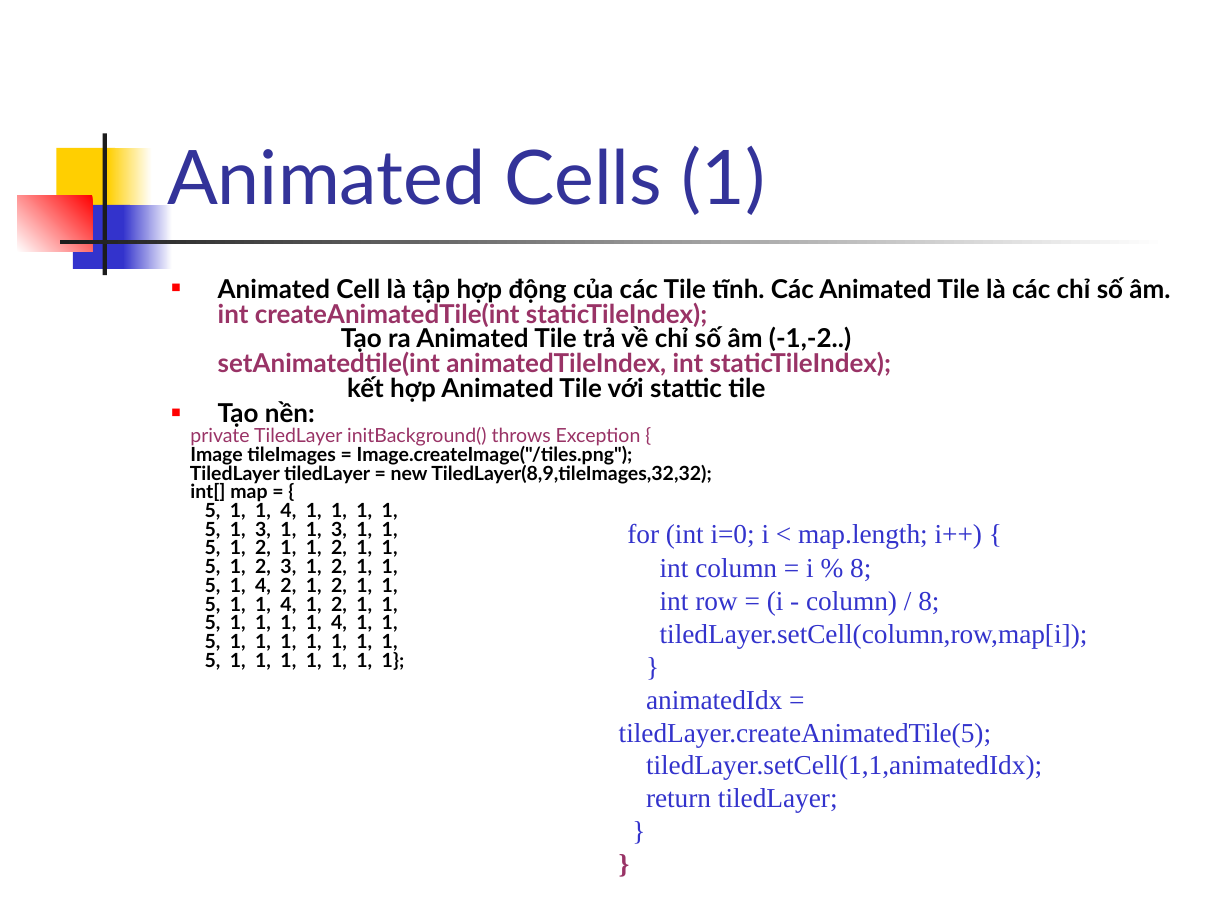
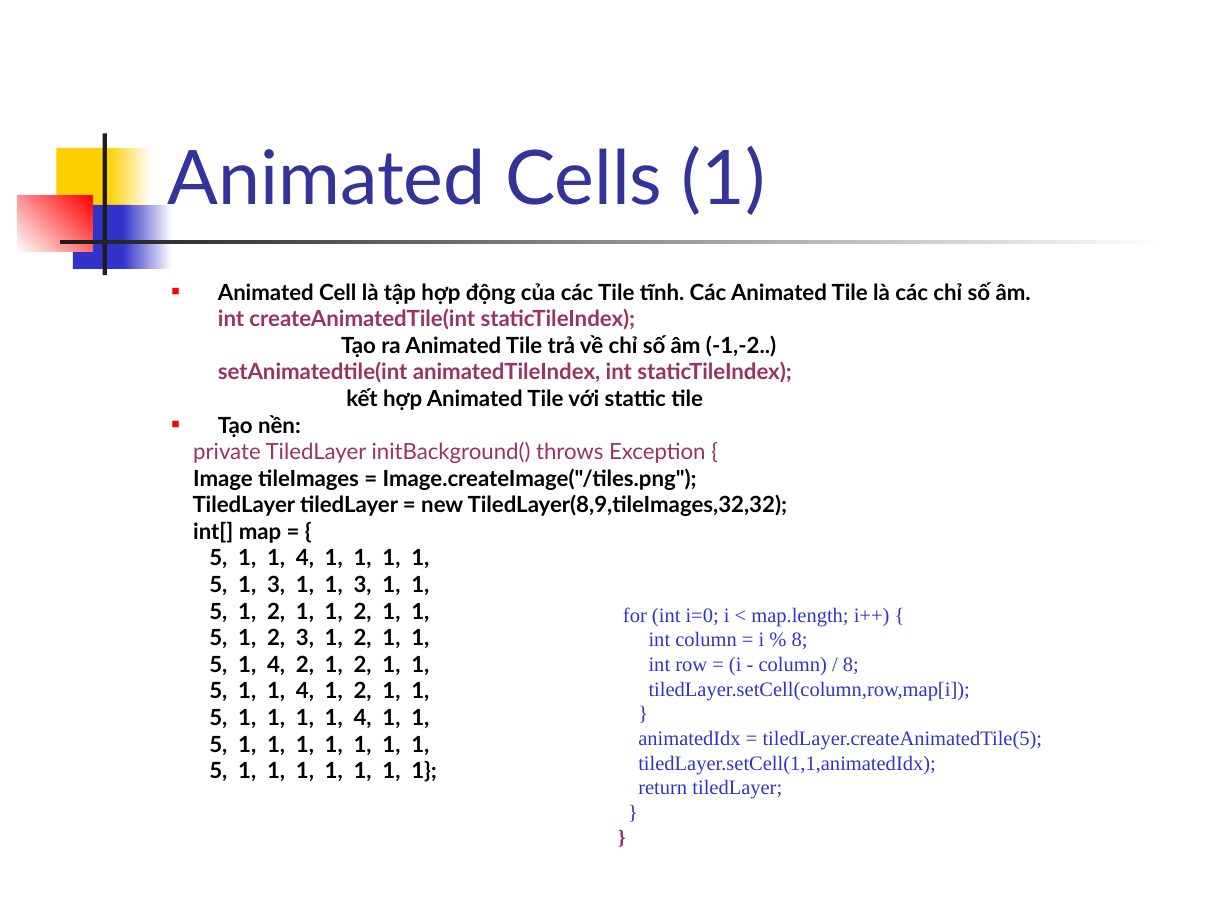
Before and after one commit to phamtuanchip/labs, a slide deck: slide 9 of M1304M-C1304M/j2me/slides/Session14.ppt. Drawn at 1232x924 pixels with LibreOffice and Linux fonts; fonts in the diff are those of the drawing. Boxes give left, top, right and bottom in pixels: in the first picture for what was removed or moved away, otherwise in the second. Text is boxed around its words. In the diff, an @@ line names an element or a change of style, - is before the commit and + after.

```diff
--- a/M1304M-C1304M/j2me/slides/Session14.ppt
+++ b/M1304M-C1304M/j2me/slides/Session14.ppt
@@ text "Animated Cell là tập hợp ..." at <box>193,282,1031,782</box>: size 15.2 to 12.9 pt in "Animated Cell là tập hợp động của ...", "int createAnimatedTile(int staticTileIndex);", "Tạo ra Animated Tile trả về chỉ ...", "setAnimatedtile(int animatedTileIndex, int staticTileIndex);" and 2 more places; size 11.4 to 12.9 pt in "private TiledLayer initBackground() throws Exception {", "Image tileImages = Image.createImage("/tiles.png");", "TiledLayer tiledLayer = new TiledLayer(8,9,tileImages,32,32) ...", "int[] map = {" and 9 more places; line spacing 0.8 to 1 @@
@@ text "for (int i=0; i < ...": place and size @@
-text "for (int i=0; i < ..." at <box>619,523,1088,812</box>
+text "for (int i=0; i < ..." at <box>623,607,1043,799</box>
@@ text "for (int i=0; i < ..." at <box>623,607,1043,799</box>: size 16 to 12 pt @@
```
Also in this commit, not shown: 22 other slides changed, 27 other files.
